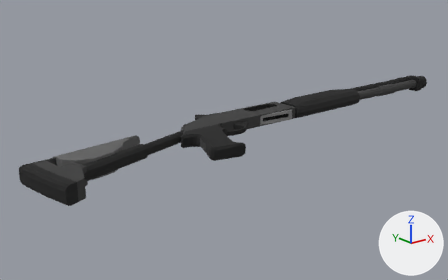
A saved change to the Blender file Project/Blend Files/Models/XRM.blend.
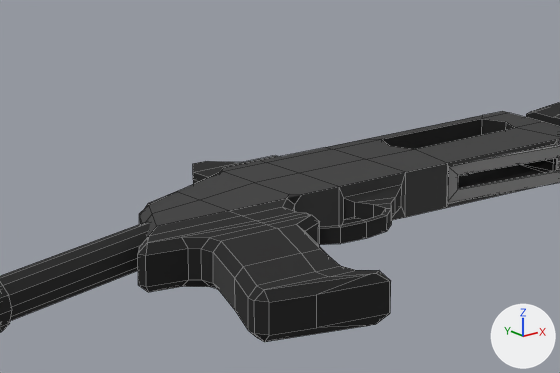
Each version appears first whole from a 50 mm lens placed at (-1.099, -1.152, 0.429), pointed at (-0.141, 0.044, -0.049), and next in a close-up on the part from 32% to 65% of the width and 26% to 60% of the height. Arrows for +X, +Y and +Z are at lower right; the lights stay in place. The close-ups show mesh edges as thin lines.

In view in the first close-up: 'XRM'.
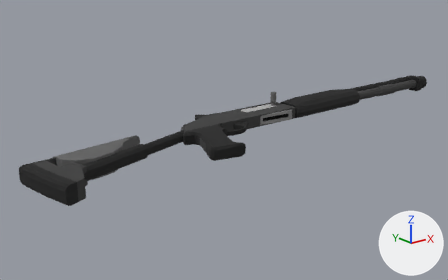
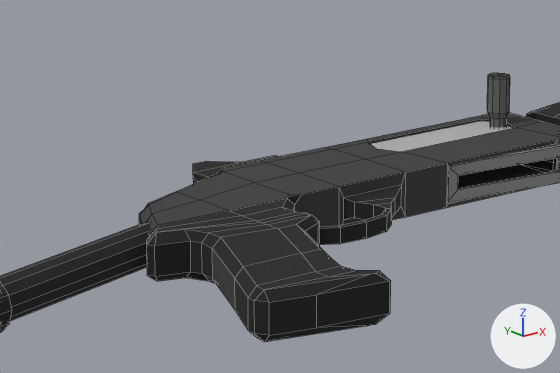
The newer file is also rescaled (x0.918), turned or shifted as a whole; pictures and numbers use the older file's frame.

Location of each change, [x1, y1, x2, y2] in pixels of the close-ups (560 x 373 px; the box of a moved part takes in the faces that stretch with it):
'XRM', reshaped: before [0, 102, 560, 342]; after [0, 73, 560, 342]
part 1 of me_cube, added: after [371, 121, 512, 177]
part 2 of me_cube, added: after [487, 73, 510, 128]
part 3 of me_cube, moved or reshaped: [327, 115, 560, 172] in both
part 4 of me_cube, moved or reshaped: before [138, 200, 301, 310]; after [146, 200, 301, 310]

Diff of the bpy script that builds the scene:
```diff
--- a/Project/Blend Files/Models/XRM.blend.py
+++ b/Project/Blend Files/Models/XRM.blend.py
@@ me_cube @@
 # verts and faces of me_cube; kept vertices keep their numbers, new ones are numbered from 1220
-me_cube.from_pydata(...)  # 1220 vertices, 1131 faces; spans x -0.699..0.675, y -0.172..0.103, z -0.024..0.024
+me_cube.from_pydata(...)  # 1328 vertices, 1229 faces; spans x -0.699..0.675, y -0.172..0.103, z -0.024..0.05
+# me_cube part 1: a new loose piece, a box spanning x -0.077..0.045, y 0.031..0.069, z -0.014..0.014, in mat_material (picture img_blender_palette_png_001)
+# me_cube part 2: a new loose piece of 100 vertices spanning x 0.027..0.044, y 0.042..0.059, z 0.005..0.05, in mat_material (picture img_blender_palette_png_001)
+# me_cube part 3
+for i in [646, 650, 856]: verts[i] += (-0.012, 0.0, 0.0)
+# me_cube part 4
+verts[758] = (-0.296, -0.006, -0.015)  # moved
+verts[760] = (-0.296, -0.006, 0.015)  # moved, pixel (157, 225)
+verts[759] = (-0.302, -0.005, -0.01)  # moved
+verts[761] = (-0.302, -0.005, 0.01)  # moved, pixel (149, 235)
+verts[770] = (-0.302, -0.012, -0.015)  # moved
+verts[773] = (-0.302, -0.012, 0.015)  # moved, pixel (155, 229)
+verts[771] = (-0.308, -0.012, -0.01)  # moved, pixel (147, 271)
+verts[772] = (-0.308, -0.012, 0.01)  # moved, pixel (146, 240)
+verts[778] = (-0.311, -0.024, -0.01)  # moved, pixel (155, 276)
+verts[783] = (-0.311, -0.024, 0.01)  # moved, pixel (154, 245)
+verts[779] = (-0.313, -0.02, -0.01)  # moved, pixel (147, 275)
+verts[782] = (-0.313, -0.02, 0.01)  # moved, pixel (146, 244)
+verts[780] = (-0.305, -0.018, -0.015)  # moved, pixel (157, 281)
+verts[781] = (-0.305, -0.018, 0.015)  # moved, pixel (156, 232)
+verts[784] = (-0.288, -0.023, -0.015)  # moved, pixel (185, 277)
+verts[787] = (-0.288, -0.023, 0.015)  # moved, pixel (184, 229)
+verts[785] = (-0.289, -0.029, -0.01)  # moved, pixel (190, 271)
+verts[786] = (-0.289, -0.029, 0.01)  # moved, pixel (190, 240)
+verts[788] = (-0.281, -0.038, -0.015)  # moved, pixel (209, 281)
+verts[790] = (-0.281, -0.038, 0.015)  # moved, pixel (208, 232)
+verts[789] = (-0.286, -0.037, -0.01)  # moved, pixel (202, 273)
+verts[791] = (-0.286, -0.037, 0.01)  # moved, pixel (201, 242)
+verts[796] = (-0.288, -0.05, -0.01)  # moved, pixel (212, 279)
+verts[798] = (-0.288, -0.05, 0.01)  # moved, pixel (212, 248)
+verts[797] = (-0.281, -0.049, -0.015)  # moved
+verts[799] = (-0.281, -0.049, 0.015)  # moved, pixel (220, 237)
 me_cube.materials.append(mat_material)
```
